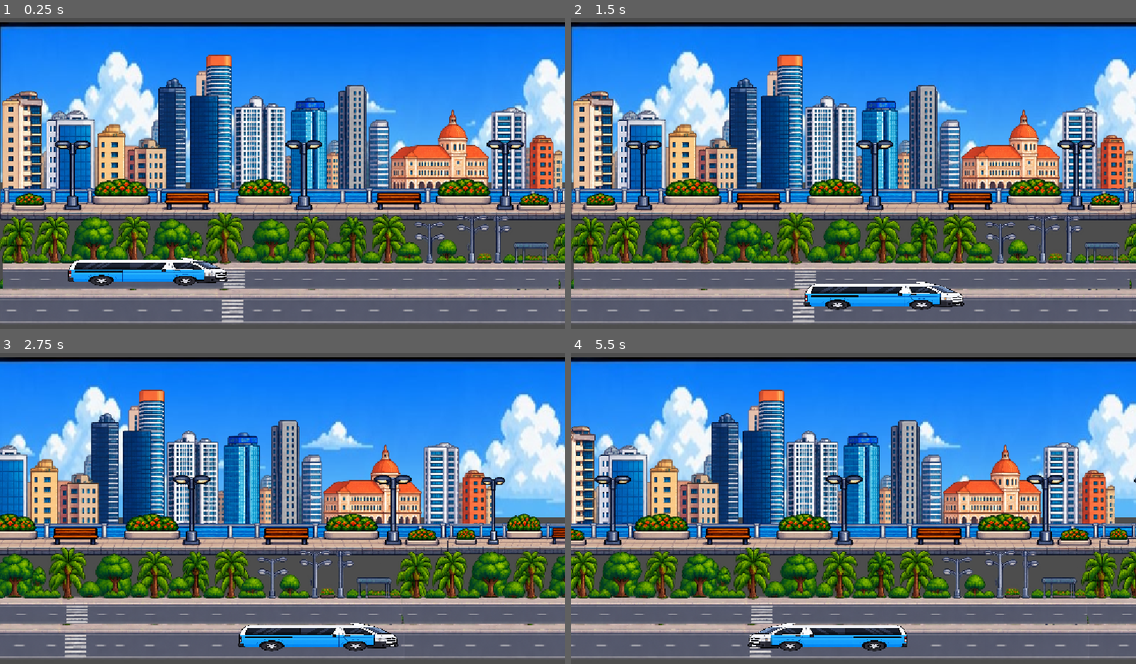
Above: before the commit, frames 1-4 (two rows, left to right).
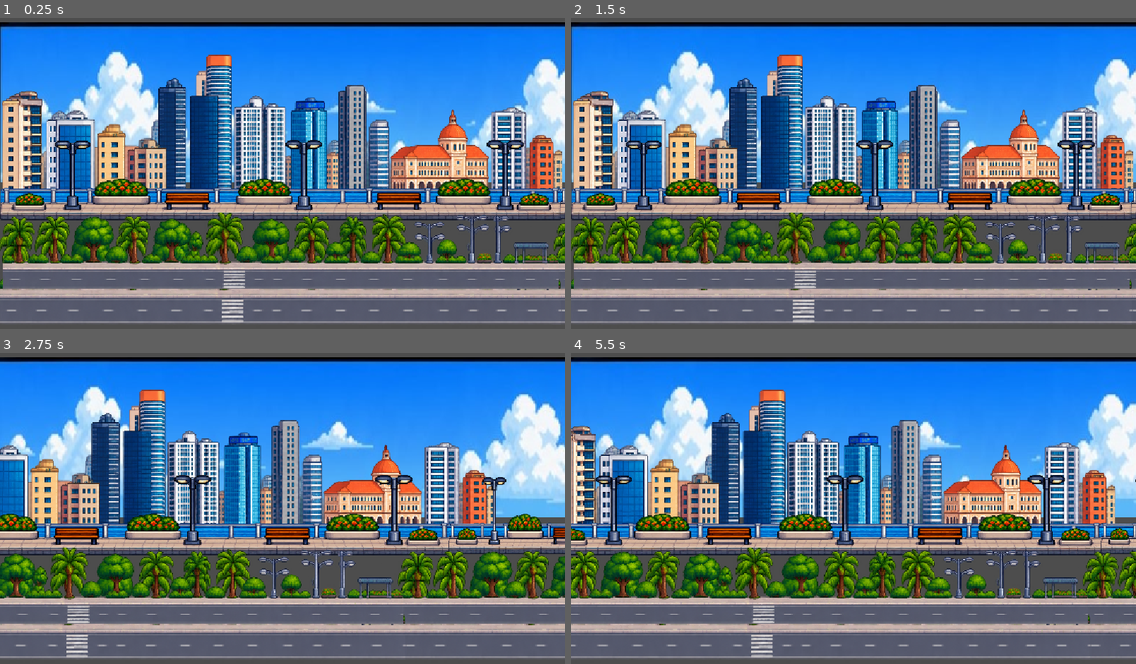
Above: after the commit, the same moments.

Repository: esdrasdasilva21/Candongueiro-2d
Game: Godot game, scene res://scenes/main.tscn
Two runs of this game, one before a commit and one after it. Both use one fixed random seed, a clock stepped at 60 frames per second and the inputs below.
Inputs:
- Up to frame 1 (0.25 s): no input
- Up to frame 2 (1.5 s): tap Enter at 0.5 s; hold Right (ui_right) 0.53-1.28 s; hold Down (ui_down) from 1.28 s (still down)
- Up to frame 3 (2.75 s): release Down (ui_down) at 2.03 s; hold Right (ui_right) from 2.03 s (still down)
- Up to frame 4 (5.5 s): release Right (ui_right) at 2.78 s; hold Up (ui_up) 2.78-3.53 s; hold Left (ui_left) 3.53-5.03 s; hold Down (ui_down) from 5.03 s (still down)

The runs differ from the first frame. In frame 1, 2.0% of the frame differs, in the area x 12-41%, y 77-87%; in frame 2, 2.0%; in frame 3, 17%; in frame 4, 19%, in the area x 0-100%, y 11-98%.

Commit message:
Atualizações referentes a novas funcionalidades e scripts do jogo

Diff:
--- a/scenes/main.tscn
+++ b/scenes/main.tscn
@@ -64,11 +64,6 @@
 scroll_scale = Vector2(0.7, 0.7)
 repeat_times = 3
 
-[node name="WhatsAppImage20261112At09_47_21RemovebgPreview" type="Sprite2D" parent="Estrada" unique_id=1125042089]
-position = Vector2(3147.9998, 499)
-scale = Vector2(2.0577612, 1.4144685)
-texture = ExtResource("9_85g3d")
-
 [node name="Sprite2D2" type="Sprite2D" parent="Estrada" unique_id=2078322864]
 position = Vector2(1701, 539)
 scale = Vector2(0.53291893, 0.74783003)
@@ -98,13 +93,13 @@
 scale = Vector2(0.94045305, 1.2167907)
 
 [node name="Carro" type="CharacterBody2D" parent="." unique_id=894757875]
-position = Vector2(300, 549)
+z_index = 10
+position = Vector2(296, 545)
 script = ExtResource("5_7mycd")
-y_faixa_cima = 548.0
-y_faixa_baixo = 610.0
 
-[node name="Sprite2D" type="Sprite2D" parent="Carro" unique_id=814785014]
-scale = Vector2(0.19777584, 0.08690744)
+[node name="Sprite2D" type="Sprite2D" parent="Carro" unique_id=1755807638]
+position = Vector2(16.000015, -9.749989)
+scale = Vector2(0.19369368, 0.09424382)
 texture = ExtResource("7_5vw27")
 
 [node name="CollisionShape2D" type="CollisionShape2D" parent="Carro" unique_id=381369251]
@@ -122,6 +117,11 @@
 script = ExtResource("9_choun")
 
 [node name="CollisionShape2D" type="CollisionShape2D" parent="ZonaCurva" unique_id=343851209]
-position = Vector2(4161, 362)
+position = Vector2(3370.9312, 358.2717)
 rotation = 1.5438163
 shape = SubResource("RectangleShape2D_qcfbw")
+
+[node name="WhatsAppImage20261112At09_47_21RemovebgPreview" type="Sprite2D" parent="." unique_id=1125042089]
+position = Vector2(3855.9998, 262)
+scale = Vector2(2.0577612, 1.4144685)
+texture = ExtResource("9_85g3d")
--- /dev/null
+++ b/scenes/novas_func.gd
@@ -0,0 +1,11 @@
+extends Node
+
+
+# Called when the node enters the scene tree for the first time.
+func _ready() -> void:
+	pass # Replace with function body.
+
+
+# Called every frame. 'delta' is the elapsed time since the previous frame.
+func _process(delta: float) -> void:
+	pass
Not shown, added: scenes/novas_func.gd.uid
